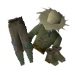
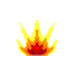
Revision of a layered (75, 75) image; what changed, layer by layer:
added layer "Layer 30" above "Group 2" over [16, 20, 58, 56]
hid "Layer 26", moved it into group "Group 1" over [46, 44, 66, 66]
hid "Layer 24", moved it into group "Group 1" over [35, 6, 71, 34]
hid "Layer 25", moved it into group "Group 1" over [7, 16, 35, 66]
hid "Layer 23", moved it into group "Group 1" over [20, 23, 63, 64]
